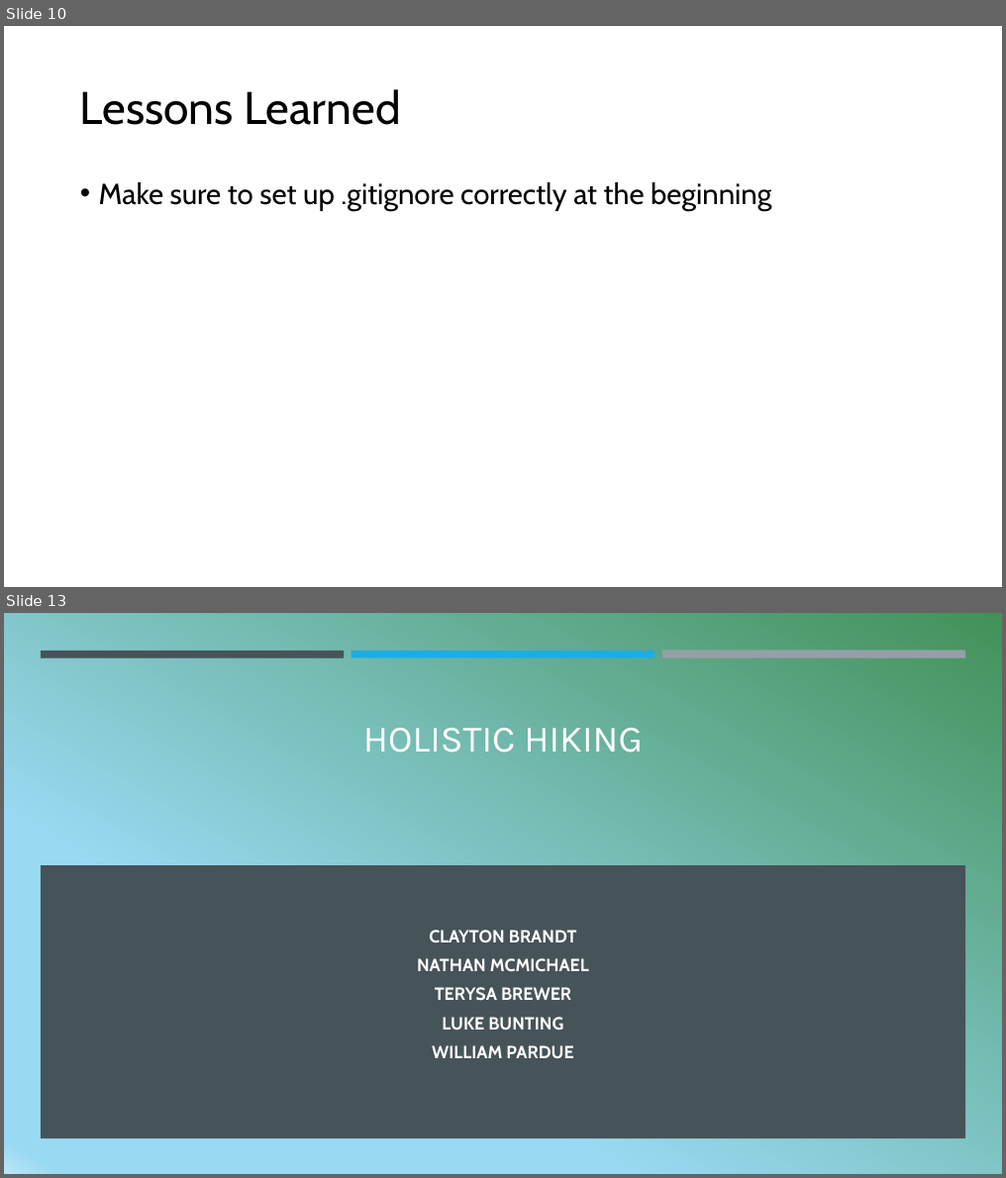
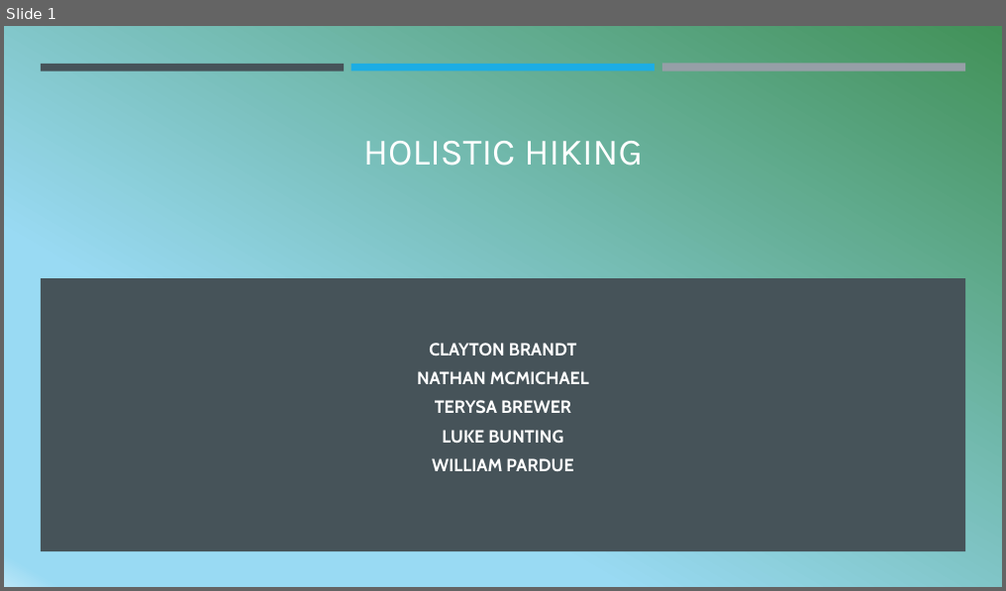
Before and after one commit to Clayton-Brandt/Holistic-Hiking, a slide deck: documents/Holistic Hiking Sprint 1.pptx. Shown one above the other, each under a label of ours: slides 10 and 13 before the commit, slide 1 after it; the slides between them are not shown. The pictures are 1006x1178 and 1006x591 pixels, drawn with LibreOffice and Linux fonts; fonts in the diff are those of the drawing. Boxes give left, top, right and bottom in pixels: in the first picture for what was removed or moved away, otherwise in the second. Text is boxed around its words. In the diff, an @@ line names an element or a change of style, - is before the commit and + after.

```diff
--- a/documents/Holistic Hiking Sprint 1.pptx
+++ b/documents/Holistic Hiking Sprint 1.pptx
@@ slide 10 removed at bbox=[4, 26, 1002, 587], background #FFFFFF @@
@@ title removed at bbox=[80, 89, 400, 125] @@
-Lessons Learned
@@ text removed at bbox=[99, 182, 771, 211] @@
-• Make sure to set up .gitignore correctly at the beginning
@@ what was slide 13 is now slide 1 @@
```
Also in this commit, not shown: 3 slides changed, 11 other slides removed.
